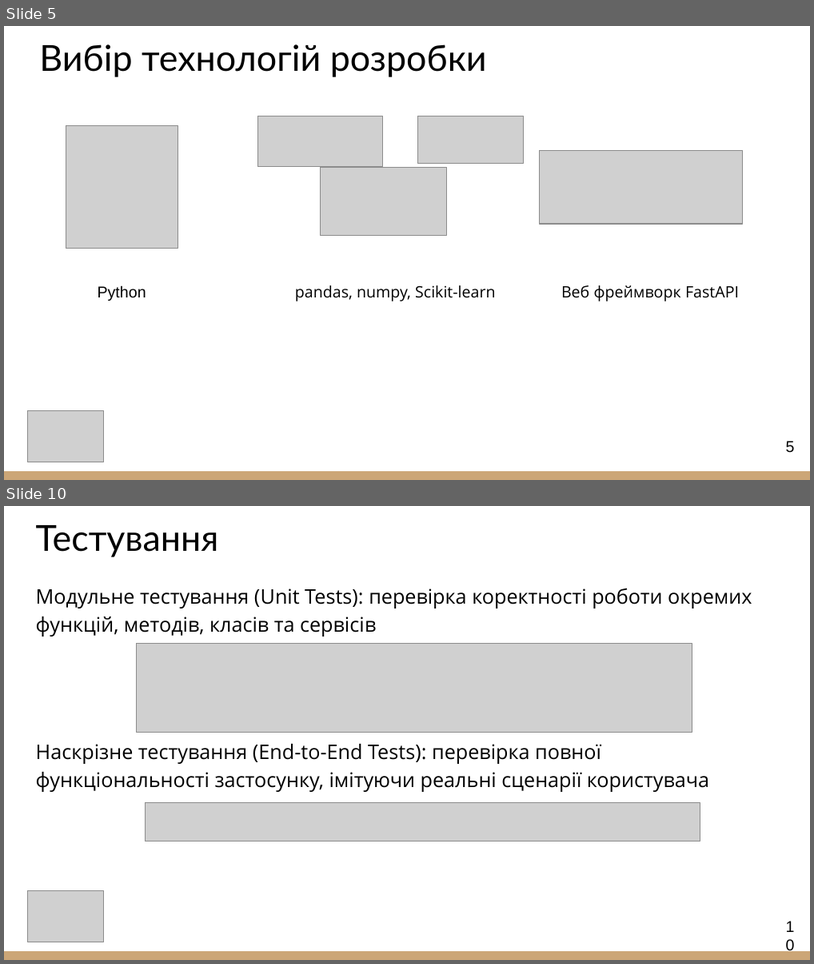
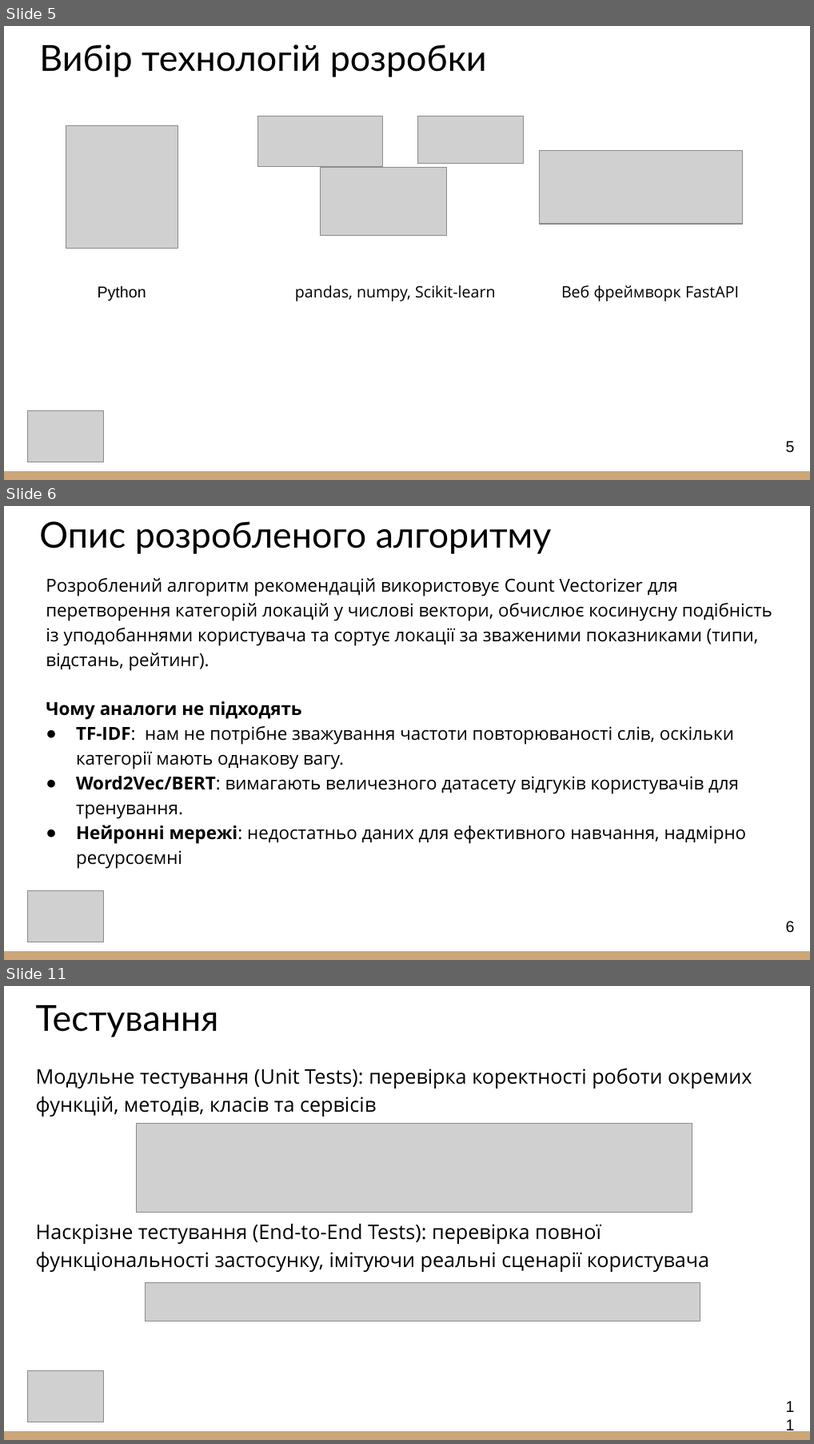
Before and after one commit to NureTanasiichukVladyslav/2025_B_PI_PZPI-21-3_Tanasiichuk_V_Y, a slide deck: 2025_Б_ПІ_ПЗПІ-21-3_Танасійчук_В_Є.pptx. Shown one above the other, each under a label of ours: slides 5 and 10 before the commit, slides 5, 6 and 11 after it; the slides between them are not shown. The pictures are 814x964 and 814x1444 pixels, drawn with LibreOffice and Linux fonts; fonts in the diff are those of the drawing; grey boxes stand for pictures. Boxes give left, top, right and bottom in pixels: in the first picture for what was removed or moved away, otherwise in the second. Text is boxed around its words. In the diff, an @@ line names an element or a change of style, - is before the commit and + after.

```diff
--- a/2025_Б_ПІ_ПЗПІ-21-3_Танасійчук_В_Є.pptx
+++ b/2025_Б_ПІ_ПЗПІ-21-3_Танасійчук_В_Є.pptx
@@ slide 6 added at (4,506,810,960), background #FFFFFF; not listed: 1 template element that a slide beside it also shows @@
@@ title added at (39,521,552,554), 32 pt, text #000000 @@
+Опис розробленого алгоритму
@@ text added at (46,578,773,868), 16 pt, text #000000 @@
+Розроблений алгоритм рекомендацій використовує Count Vectorizer для перетворення категорій локацій у числові вектори, обчислює косинусну подібність із уподобаннями користувача та сортує локації за зваженими показниками (типи, відстань, рейтинг).
+Чому аналоги не підходять
+● TF-IDF: нам не потрібне зважування частоти повторюваності слів, оскільки категорії мають однакову вагу.
+● Word2Vec/BERT: вимагають величезного датасету відгуків користувачів для тренування.
+● Нейронні мережі: недостатньо даних для ефективного навчання, надмірно ресурсоємні
@@ picture added at (27,891,103,942) @@
@@ page number added at (786,920,795,932), 14 pt, text #000000 @@
+6
@@ what was slide 10 is now slide 11 @@
@@ page number at (778,1392,803,1420): text changed @@
-10
+11
```
Also in this commit, not shown: 8 slides changed.
